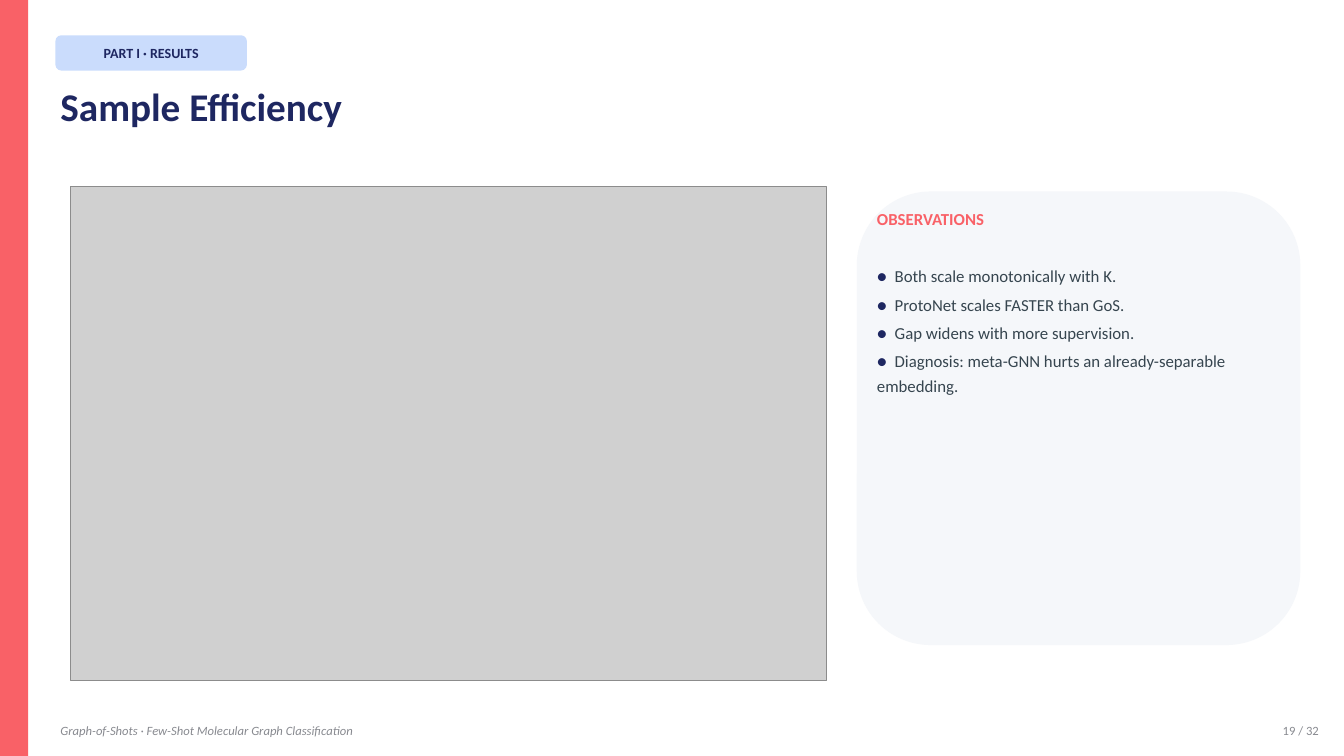
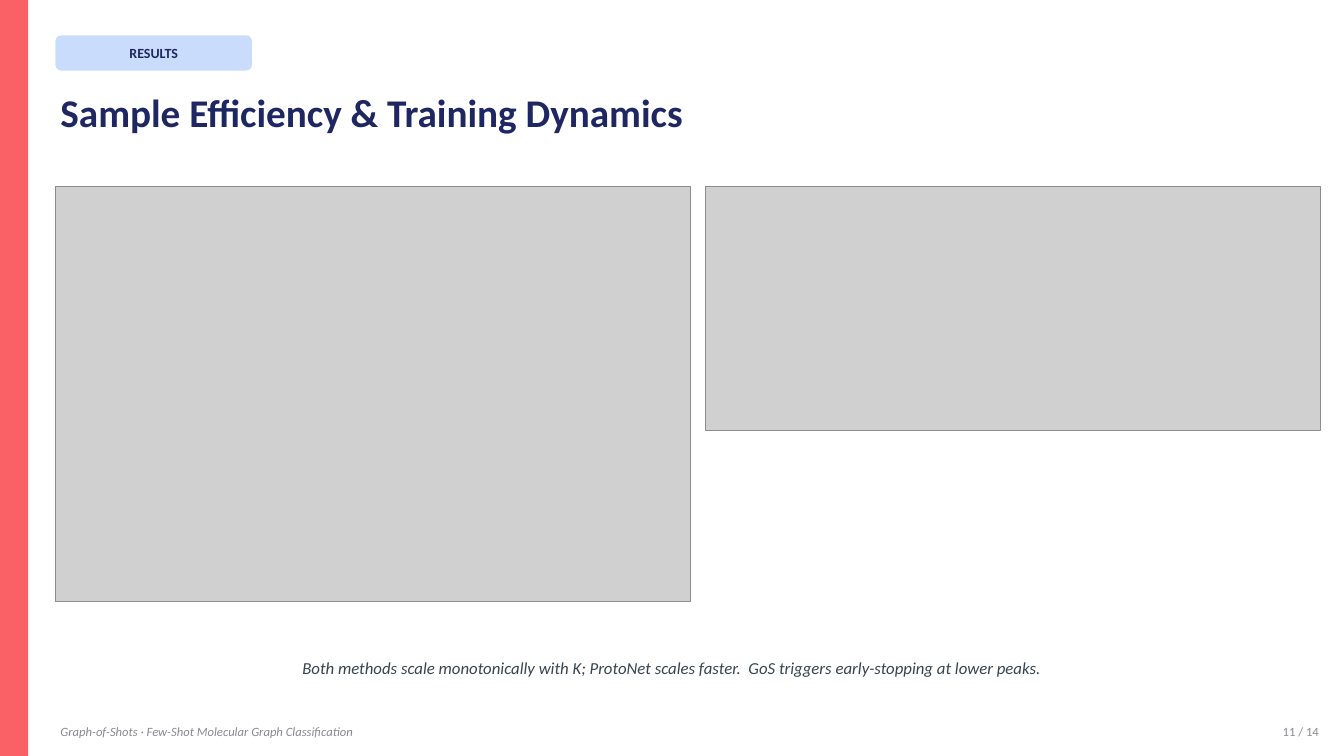
Before and after one commit to BDeMo/proj-mol, a slide deck: slide 11 of presentation/Graph-of-Shots.pptx (slide 19 before the commit). Drawn at 1344x756 pixels with LibreOffice and Linux fonts; fonts in the diff are those of the drawing; grey boxes stand for pictures. Boxes give left, top, right and bottom in pixels: in the first picture for what was removed or moved away, otherwise in the second. Text is boxed around its words. In the diff, an @@ line names an element or a change of style, - is before the commit and + after.

Commit message:
PPT: condense to 14 slides, native MS shapes, unified Calibri, split formulas
Structure (14 slides total):
  Non-experiment (8 pages):
    1  Title
    2  Motivation
    3  Episodic formulation + dataset stats
    4  Baselines (ProtoNet + FOMAML side-by-side)
    5  Problem formulation + GoS pipeline
    6  Method — encoder / affinity / meta-GNN (3-column)
    7  Prototype head pitfall + iterative refinement
    8  v2 — diagnosis + 5 modifications

  Experiments (5 pages):
    9   Main comparison
    10  Ablations
    11  Sample efficiency + training dynamics
    12  v2 new ablation suite
    13  v2 expected targets

  14 Thank you

Design changes:
  • All diagrams drawn with NATIVE MS PowerPoint shapes (rounded rects,
    ovals, arrows, connectors) — no more matplotlib diagram PNGs.
  • Each equation is its own PNG (19 individual formula images).
  • Typography: Calibri everywhere, 28pt/bold titles, 16pt body.

```diff
--- a/presentation/Graph-of-Shots.pptx
+++ b/presentation/Graph-of-Shots.pptx
@@ rounded rectangle "RESULTS": place and size @@
-rounded rectangle "RESULTS" at box(55, 35, 247, 71)
+rounded rectangle "RESULTS" at box(55, 35, 252, 71)
@@ text removed at box(104, 49, 199, 58) @@
-PART I · RESULTS
@@ text in rounded rectangle at box(129, 49, 178, 58): text added @@
+RESULTS
@@ text at box(60, 99, 683, 134): text changed @@
-Sample Efficiency
+Sample Efficiency & Training Dynamics
@@ picture: place and size @@
-picture at box(71, 187, 827, 681)
+picture at box(55, 187, 691, 602)
@@ picture added at box(706, 187, 1321, 431) @@
@@ rounded rectangle removed at box(857, 192, 1301, 645) @@
@@ text removed at box(877, 214, 984, 225) @@
-OBSERVATIONS
@@ text removed at box(877, 270, 1225, 395) @@
-● Both scale monotonically with K.
-● ProtoNet scales FASTER than GoS.
-● Gap widens with more supervision.
-● Diagnosis: meta-GNN hurts an already-separable embedding.
@@ text added at box(302, 662, 1040, 677), 12 pt, text #36454F, italic @@
+Both methods scale monotonically with K; ProtoNet scales faster. GoS triggers early-stopping at lower peaks.
@@ text at box(1283, 728, 1319, 736): text changed @@
-19 / 32
+11 / 14
```
Also in this commit, not shown: 8 other slides changed, 3 slides added, 21 slides removed, 35 other files.
